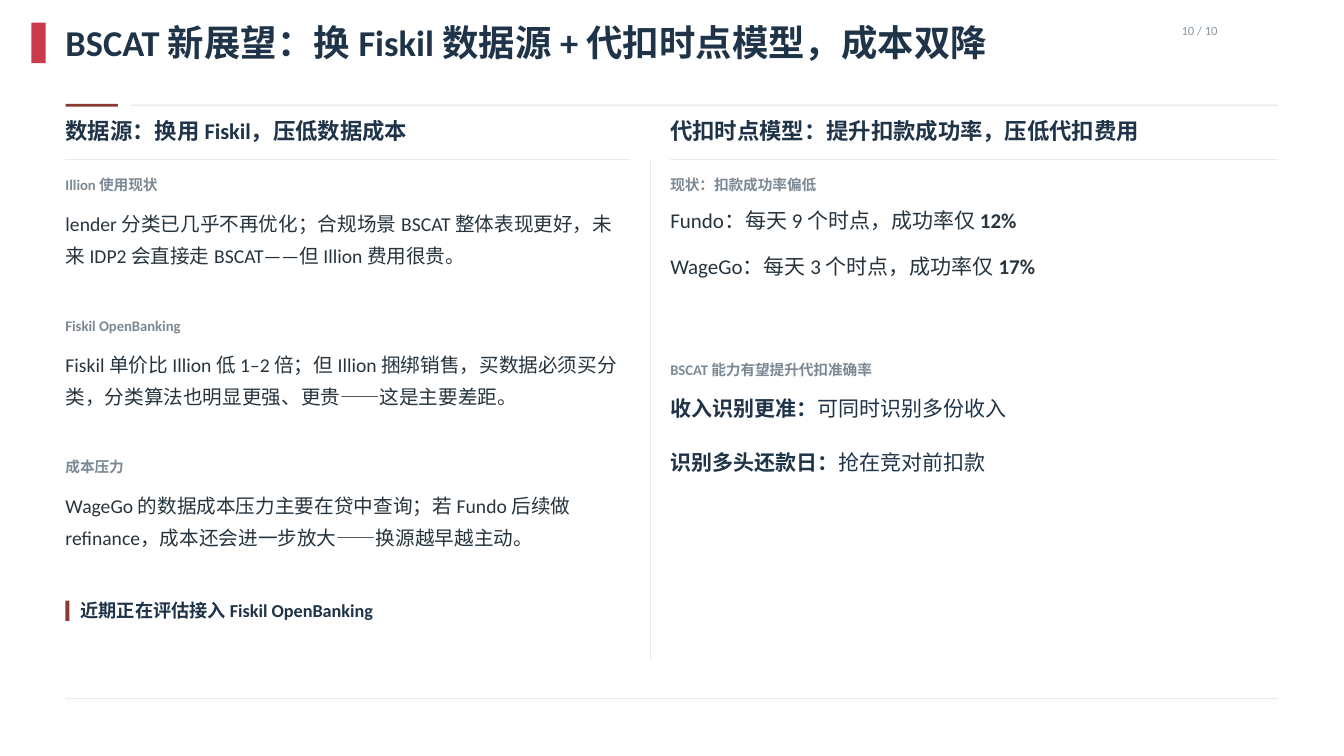
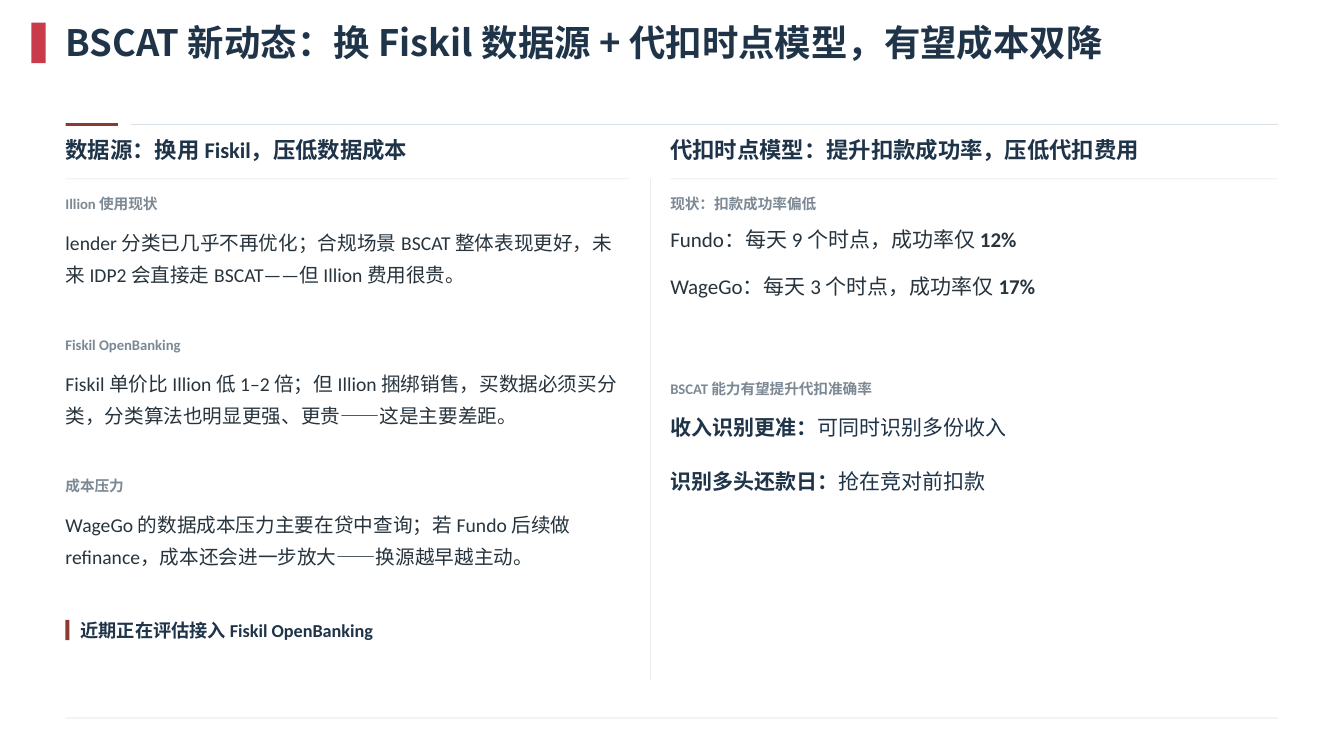
Before and after one commit to EliamZhang/Nov-MBR, a slide deck: slide 6 of model part_优化版_v2.pptx. Drawn at 1344x756 pixels with LibreOffice and Linux fonts; fonts in the diff are those of the drawing; background and template pictures are left out. Boxes give left, top, right and bottom in pixels: in the first picture for what was removed or moved away, otherwise in the second. Text is boxed around its words. In the diff, an @@ line names an element or a change of style, - is before the commit and + after.

Commit message:
Revise deck copy and tables: tweak Fundo titles, round maturity to 100%, restructure OOT and profile tables

```diff
--- a/model part_优化版_v2.pptx
+++ b/model part_优化版_v2.pptx
@@ text at bbox=[65, 24, 1102, 61]: text changed; font Calibri to Noto Sans CJK SC @@
-BSCAT 新展望：换 Fiskil 数据源 + 代扣时点模型，成本双降
+BSCAT 新动态：换 Fiskil 数据源 + 代扣时点模型，有望成本双降
@@ text removed at bbox=[1182, 27, 1218, 35] @@
-10 / 10
@@ 15 texts, 7 rectangles: place and size @@
-15 texts, 7 rectangles at bbox=[65, 104, 1278, 700]
+15 texts, 7 rectangles at bbox=[65, 123, 1278, 719]
```
Also in this commit, not shown: 5 other slides changed.
